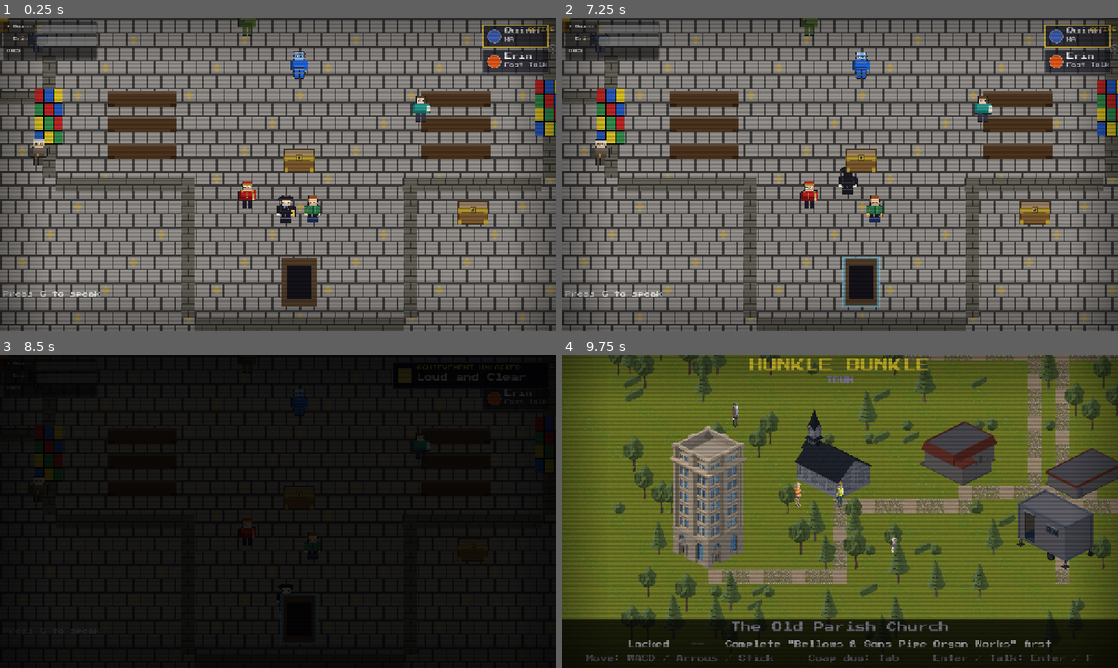
Above: before the commit, frames 1-4 (two rows, left to right).
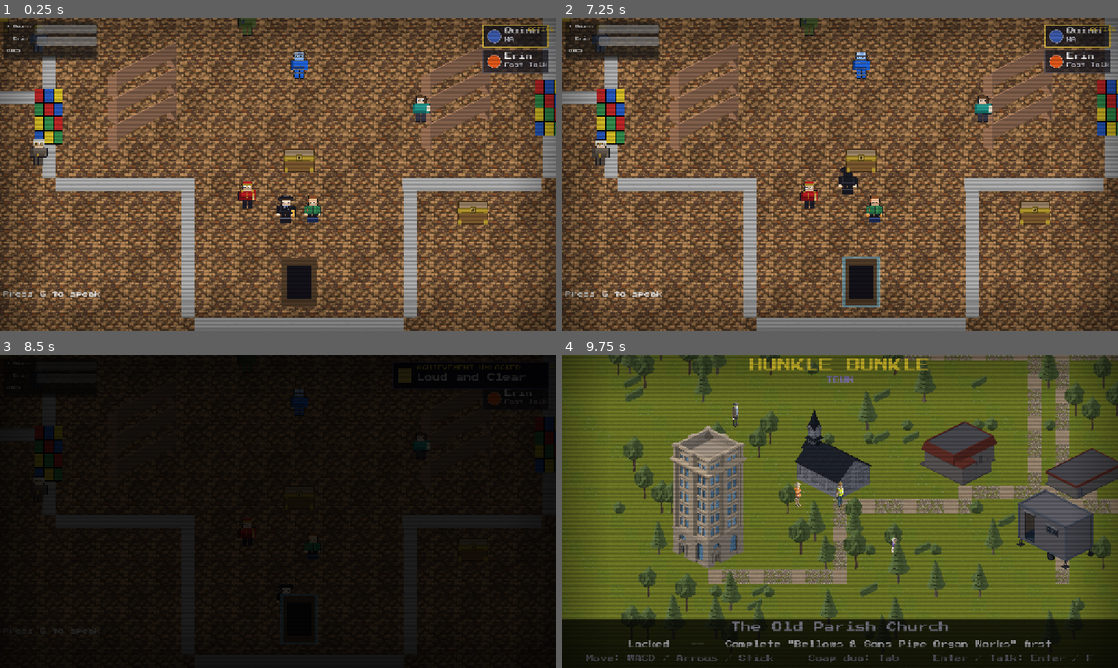
Above: after the commit, the same moments.

Repository: dougreichard/rpg_game
Game: Godot game, scene res://scenes/levels/OldParishChurch.tscn
Two runs of this game, one before a commit and one after it. Both use one fixed random seed, a clock stepped at 60 frames per second and the inputs below. This scene is started directly instead of the project's main scene.
Inputs (mouse positions are in pixels of both pictures, inside the frame that each line leads up to):
- Up to frame 1 (0.25 s): no input
- Up to frame 2 (7.25 s): tap G (special) every 0.75 s from 0.5 to 4.25 s; move the mouse to (962, 158) at 0.52 s; hold D (move_right) 0.53-1.25 s; hold F (attack) 0.53-1.25 s; click (962, 158) at 0.67 s; tap Enter (ui_accept) at 0.77, 3.77, 6.77 s; drag from (728, 190) to (845, 208) at 1.27 s; move the mouse to (895, 105) at 2.02 s; hold D (move_right) 2.03-2.75 s; tap V (dash) at 2.1 s; drag from (812, 237) to (673, 127) at 2.77 s; move the mouse to (1006, 221) at 3.52 s; hold A (move_left) 3.53-4.25 s; tap Tab (swap) at 3.6 s; drag from (673, 127) to (873, 208) at 4.27 s; move the mouse to (867, 174) at 5.02 s; hold S (move_down) 5.03-5.75 s; tap Alt at 5.1 s; click (867, 174) at 5.17 s; drag from (756, 96) to (873, 218) at 5.77 s; move the mouse to (962, 158) at 6.52 s; hold W (move_up) from 6.53 s (still down); hold F (attack) from 6.53 s (still down)
- Up to frame 3 (8.5 s): release W (move_up) at 7.25 s; release F (attack) at 7.25 s; drag from (166, 527) to (311, 555) at 7.27 s; move the mouse to (333, 442) at 8.02 s; hold S (move_down) from 8.03 s (still down); tap V (dash) at 8.1 s
- Up to frame 4 (9.75 s): release S (move_down) at 8.75 s; drag from (812, 574) to (673, 464) at 8.77 s; move the mouse to (1006, 558) at 9.52 s; hold W (move_up) from 9.53 s (still down); tap Tab (swap) at 9.6 s; click (1006, 558) at 9.67 s

The runs differ from the first frame. In frame 1, 87% of the frame differs, in the area x 0-100%, y 0-100%; in frame 2, 87%; in frame 3, less than 0.1%; in frame 4, nothing differs.

Commit message:
Old Parish Church: Synty interior (cobblestone, stone walls, pews)
Second Phase 3 level. Cobblestone floor + stone-block walls (baked from
Shops textures); Town church-prop billboards (pew, altar/church-stand,
candles) via a reusable _apply_synty_billboard() helper with PlaceholderArt
fallback. Stained-glass/arch windows kept as PlaceholderArt decals.

Co-Authored-By: Claude Opus 4.8 <noreply@anthropic.com>

Diff:
--- a/scripts/levels/old_parish_church.gd
+++ b/scripts/levels/old_parish_church.gd
@@ -10,6 +10,13 @@
 const FLOOR_TILE_PLAIN: Vector2i = Vector2i(0, 0)
 const FLOOR_TILE_ACCENT: Vector2i = Vector2i(1, 0)
 const FLOOR_ACCENT_PERIOD: int = 4
+# Synty 2.5D interior (see docs/synty_2_5d_art_plan.md): cobblestone floor +
+# stone-block walls; Town church-prop billboards.
+const SYNTY_FLOOR: String = "res://assets/art/tiles/synty_floor_church.png"
+const SYNTY_WALL: String = "res://assets/art/tiles/synty_wall_stone.png"
+const PEW_BILLBOARD: String = "res://assets/art/synty/props/pew.png"
+const ALTAR_BILLBOARD: String = "res://assets/art/synty/props/church_stand.png"
+const CANDLE_BILLBOARD: String = "res://assets/art/synty/props/candles.png"
 
 # Collectibles  --  see CLAUDE.md "Collectibles & Inventory".
 const LootBoxScript: Script = preload("res://scripts/systems/loot_box.gd")
@@ -286,7 +293,7 @@
 func _build_floor() -> void:
 	var tile_map := TileMap.new()
 	tile_map.name = "Floor"
-	tile_map.tile_set = PlaceholderArt.make_hb_tileset()
+	tile_map.tile_set = PlaceholderArt.make_synty_floor_tileset(SYNTY_FLOOR)
 	add_child(tile_map)
 	move_child(tile_map, 0)
 	tile_map.position = Vector2(CAMERA_LIMIT_LEFT, CAMERA_LIMIT_TOP)
@@ -296,15 +303,31 @@
 			tile_map.set_cell(0, Vector2i(x, y), 0, variant)
 
 func _build_walls() -> void:
-	var wall_color: Color = FLOOR_BASE_COLOR.darkened(0.35)
+	var wall_tex: Texture2D = PlaceholderArt.make_synty_wall_tile(SYNTY_WALL)
 	for wall in $Walls.get_children():
 		if not wall is StaticBody2D:
 			continue
 		var shape: CollisionShape2D = wall.get_node("CollisionShape2D")
 		var rect: RectangleShape2D = shape.shape
 		var sprite := Sprite2D.new()
-		sprite.texture = PlaceholderArt.make_wall_texture(wall_color, int(rect.size.x), int(rect.size.y))
+		sprite.texture = wall_tex
+		sprite.texture_repeat = CanvasItem.TEXTURE_REPEAT_ENABLED
+		sprite.region_enabled = true
+		sprite.region_rect = Rect2(0.0, 0.0, rect.size.x, rect.size.y)
 		wall.add_child(sprite)
+
+# Configure a Sprite2D as a feet-anchored Synty billboard scaled to target_w px.
+# Returns false (leaving the sprite untouched) if the billboard PNG is missing,
+# so callers fall back to the PlaceholderArt prop.
+func _apply_synty_billboard(spr: Sprite2D, path: String, target_w: float) -> bool:
+	if not ResourceLoader.exists(path):
+		return false
+	var tex: Texture2D = load(path)
+	spr.texture = tex
+	spr.offset = Vector2(0.0, -tex.get_height() / 2.0)
+	var s: float = target_w / float(tex.get_width())
+	spr.scale = Vector2(s, s)
+	return true
 
 func _build_props() -> void:
 	for x: float in [WEST_PEW_X, EAST_PEW_X]:
@@ -327,7 +350,8 @@
 	shape.shape = rect
 	body.add_child(shape)
 	var sprite := Sprite2D.new()
-	sprite.texture = PlaceholderArt.make_pew_texture(PEW_COLOR, int(PEW_SIZE.x), int(PEW_SIZE.y))
+	if not _apply_synty_billboard(sprite, PEW_BILLBOARD, PEW_SIZE.x):
+		sprite.texture = PlaceholderArt.make_pew_texture(PEW_COLOR, int(PEW_SIZE.x), int(PEW_SIZE.y))
 	body.add_child(sprite)
 	add_child(body)
 
@@ -341,13 +365,15 @@
 	shape.shape = rect
 	body.add_child(shape)
 	var sprite := Sprite2D.new()
-	sprite.texture = PlaceholderArt.make_altar_texture(int(ALTAR_SIZE.x), int(ALTAR_SIZE.y))
+	if not _apply_synty_billboard(sprite, ALTAR_BILLBOARD, ALTAR_SIZE.x + 12.0):
+		sprite.texture = PlaceholderArt.make_altar_texture(int(ALTAR_SIZE.x), int(ALTAR_SIZE.y))
 	body.add_child(sprite)
 	add_child(body)
 
 func _place_candle(pos: Vector2) -> void:
 	var sprite := Sprite2D.new()
-	sprite.texture = PlaceholderArt.make_candle_texture(8, 24, true)
+	if not _apply_synty_billboard(sprite, CANDLE_BILLBOARD, 14.0):
+		sprite.texture = PlaceholderArt.make_candle_texture(8, 24, true)
 	sprite.position = pos
 	add_child(sprite)
 
Binary file added: assets/art/synty/props/candles.png
Not shown, added: assets/art/synty/props/candles.png.import
Binary file added: assets/art/synty/props/church_stand.png
Not shown, added: assets/art/synty/props/church_stand.png.import
Binary file added: assets/art/synty/props/pew.png
Not shown, added: assets/art/synty/props/pew.png.import
Binary file added: assets/art/tiles/synty_floor_church.png
Not shown, added: assets/art/tiles/synty_floor_church.png.import
Binary file added: assets/art/tiles/synty_wall_stone.png
Not shown, added: assets/art/tiles/synty_wall_stone.png.import
Not shown, changed: docs/synty_2_5d_art_plan.md
